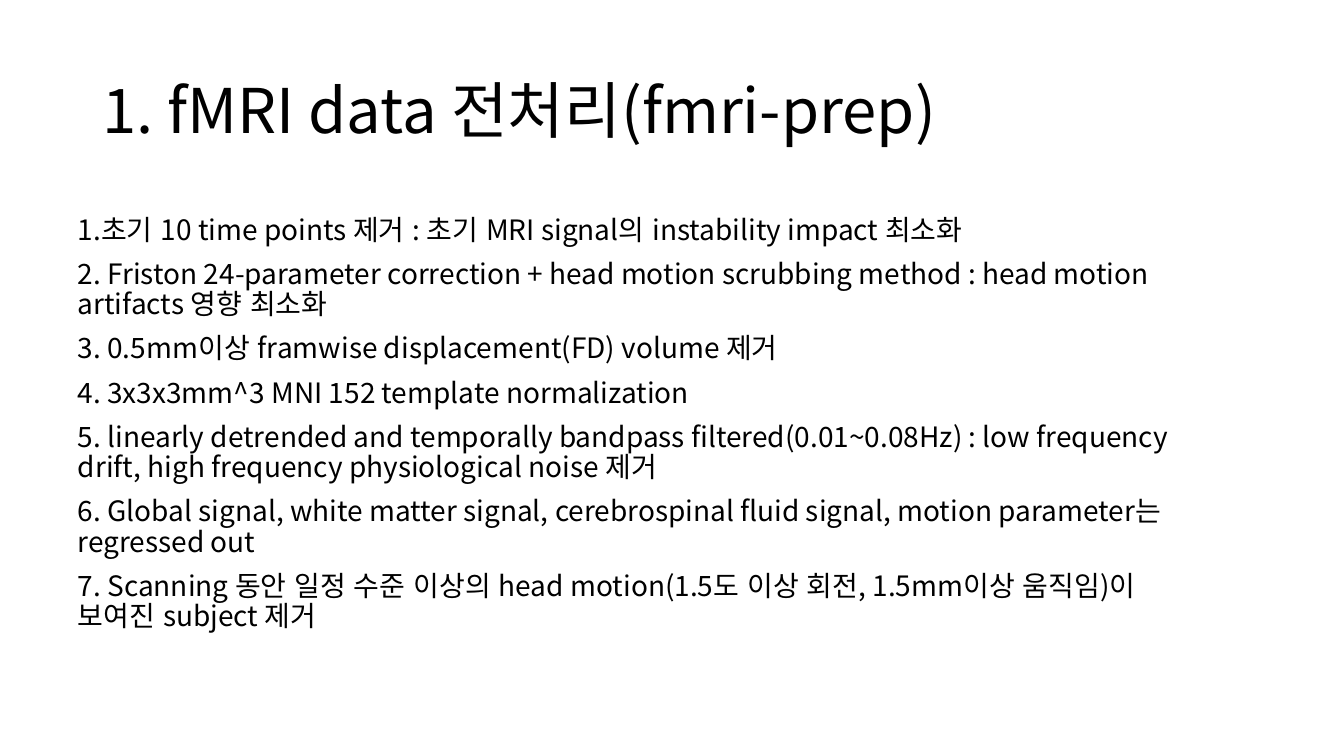
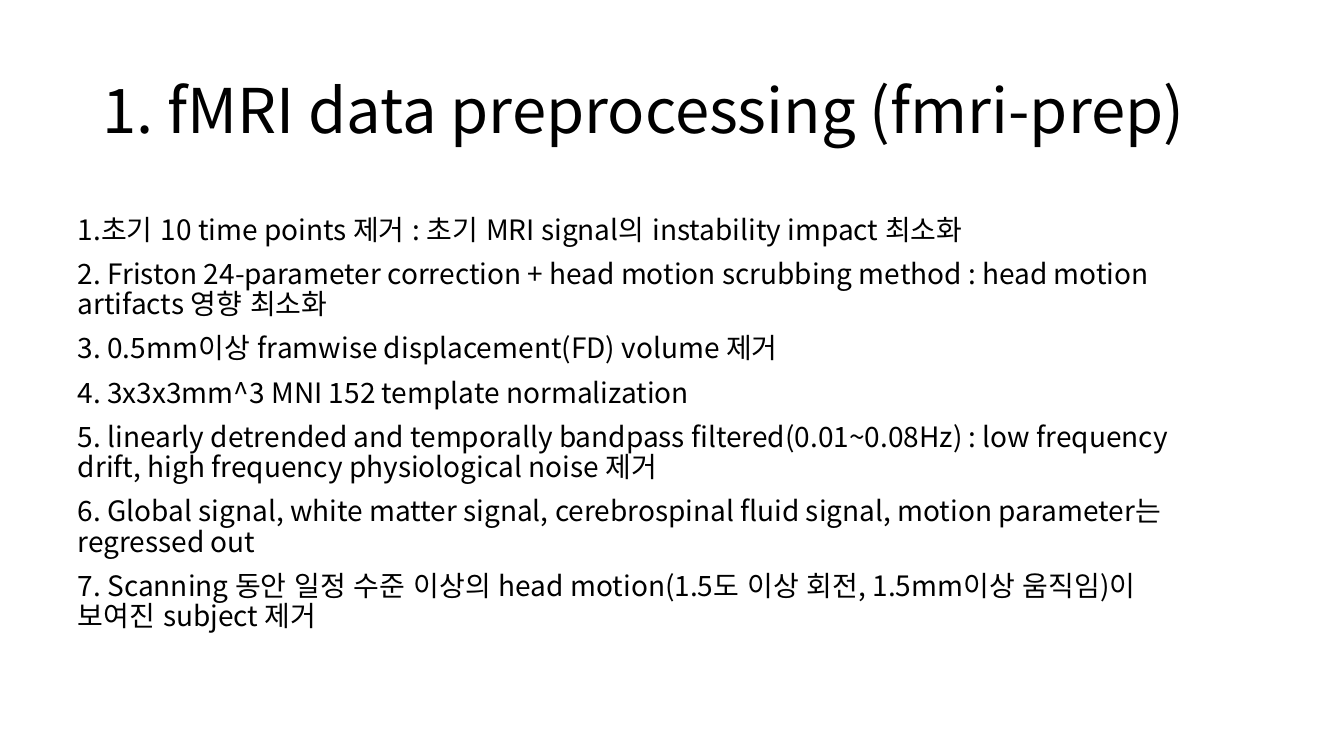
Before and after one commit to janett105/GNN_SCHZ, a slide deck: slide 3 of Presentation/초기 발표.pptx. Drawn at 1344x756 pixels with LibreOffice and Linux fonts; fonts in the diff are those of the drawing. Boxes give left, top, right and bottom in pixels: in the first picture for what was removed or moved away, otherwise in the second. Text is boxed around its words. In the diff, an @@ line names an element or a change of style, - is before the commit and + after.

```diff
--- a/Presentation/초기 발표.pptx
+++ b/Presentation/초기 발표.pptx
@@ title at [102,83,1185,149]: text changed @@
-1. fMRI data 전처리(fmri-prep)
+1. fMRI data preprocessing (fmri-prep)
```
Also in this commit, not shown: 1 other slide changed, 5 other files.
